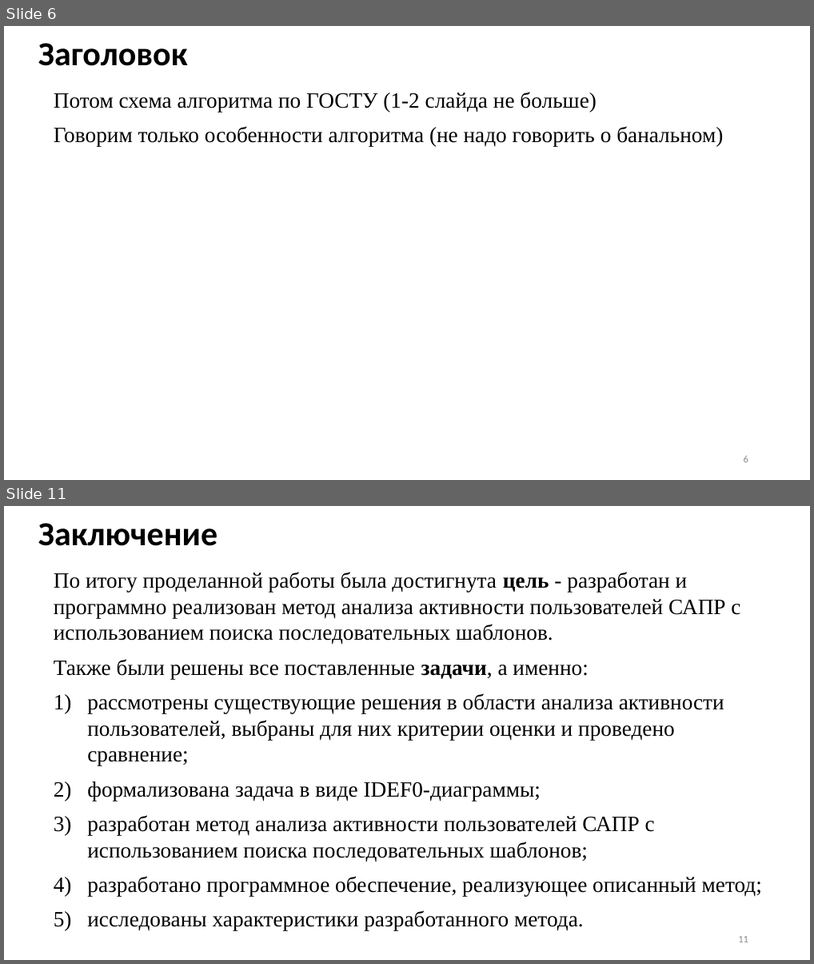
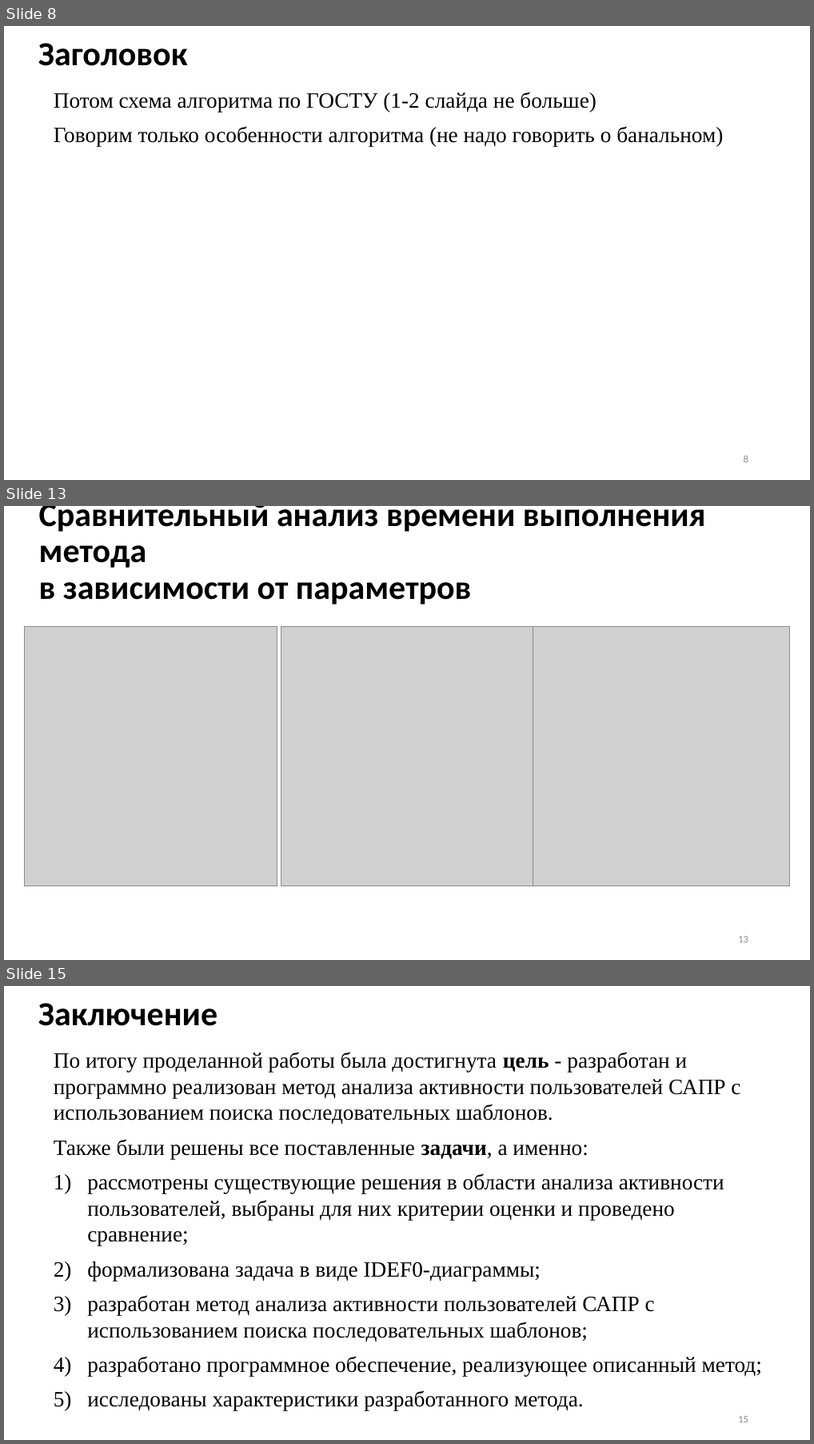
Before and after one commit to Inlucker/8semestr, a slide deck: ВКР/Презентация/ПронинАС_ВКР_презентация.pptx. Shown one above the other, each under a label of ours: slides 6 and 11 before the commit, slides 8, 13 and 15 after it; the slides between them are not shown. The pictures are 814x964 and 814x1444 pixels, drawn with LibreOffice and Linux fonts; fonts in the diff are those of the drawing; grey boxes stand for pictures. Boxes give left, top, right and bottom in pixels: in the first picture for what was removed or moved away, otherwise in the second. Text is boxed around its words. In the diff, an @@ line names an element or a change of style, - is before the commit and + after.

```diff
--- a/ВКР/Презентация/ПронинАС_ВКР_презентация.pptx
+++ b/ВКР/Презентация/ПронинАС_ВКР_презентация.pptx
@@ slide 13 added at [4, 506, 810, 960], background #FFFFFF @@
@@ text added at [39, 506, 706, 604], 40 pt, text #000000, bold @@
+Сравнительный анализ времени выполнения метода
+в зависимости от параметров
@@ picture added at [25, 626, 278, 886] @@
@@ picture added at [281, 626, 534, 886] @@
@@ picture added at [534, 626, 790, 886] @@
@@ page number added at [738, 936, 749, 942], 12 pt, text #8C8C8C @@
+13
@@ what was slide 6 is now slide 8 @@
@@ what was slide 11 is now slide 15 @@
@@ page number at [738, 1416, 749, 1422]: text changed @@
-11
+15
```
Also in this commit, not shown: 5 slides changed, 6 other slides added, 3 slides removed, 14 other files.
